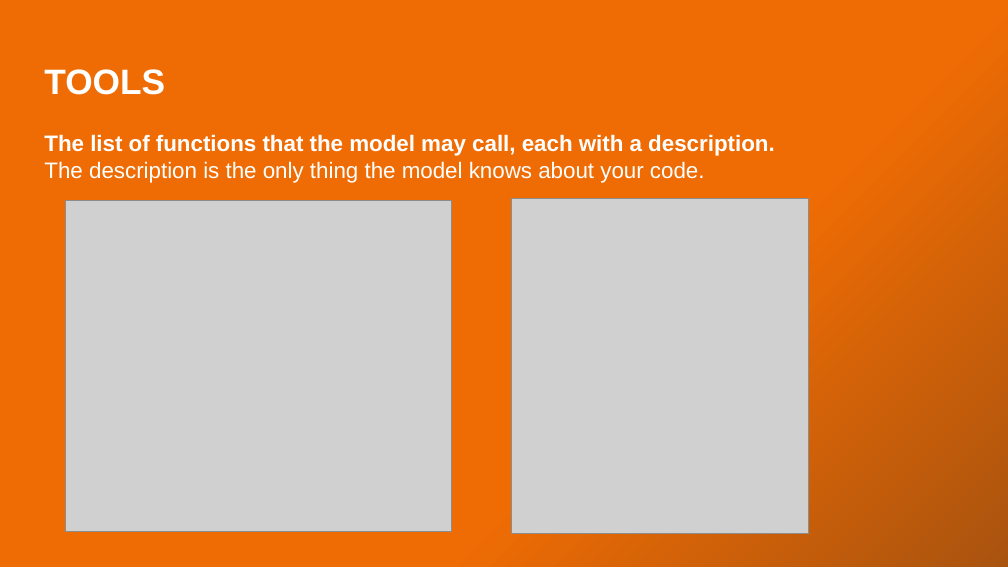
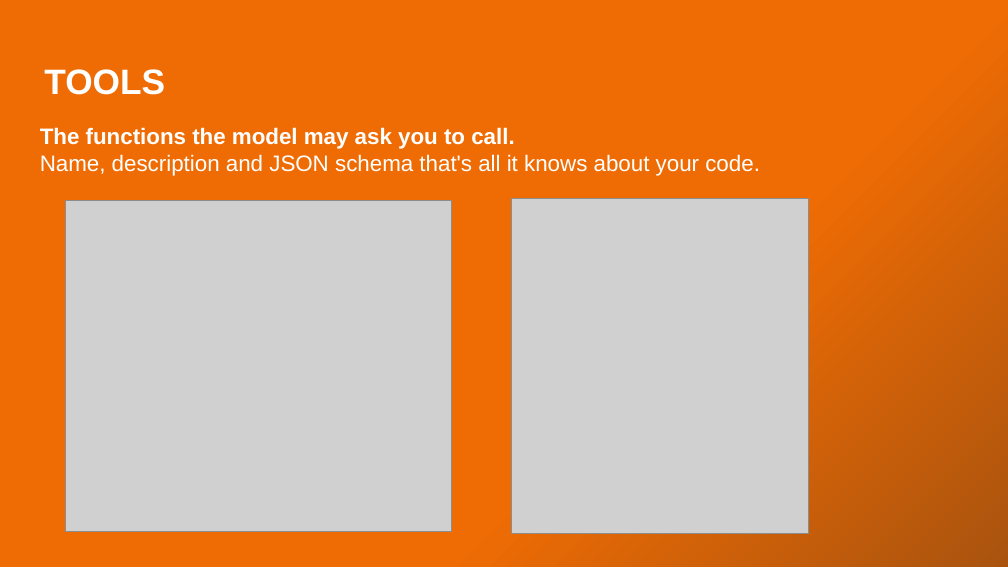
Before and after one commit to xkondix/ai-agents-JAVA-SPRING, a slide deck: slide 16 of presentations/The Agent Is a Loop .pptx. Drawn at 1008x567 pixels with LibreOffice and Linux fonts; fonts in the diff are those of the drawing; grey boxes stand for pictures. Boxes give left, top, right and bottom in pixels: in the first picture for what was removed or moved away, otherwise in the second. Text is boxed around its words. In the diff, an @@ line names an element or a change of style, - is before the commit and + after.

```diff
--- a/presentations/The Agent Is a Loop .pptx
+++ b/presentations/The Agent Is a Loop .pptx
@@ text at <box>40,127,760,176</box>: text changed; bold off @@
-The list of functions that the model may call, each with a description.
-The description is the only thing the model knows about your code.
+The functions the model may ask you to call.
+Name, description and JSON schema that's all it knows about your code.
```
Also in this commit, not shown: 16 other slides changed, 2 slides added, 1 slide removed, 26 other files.
